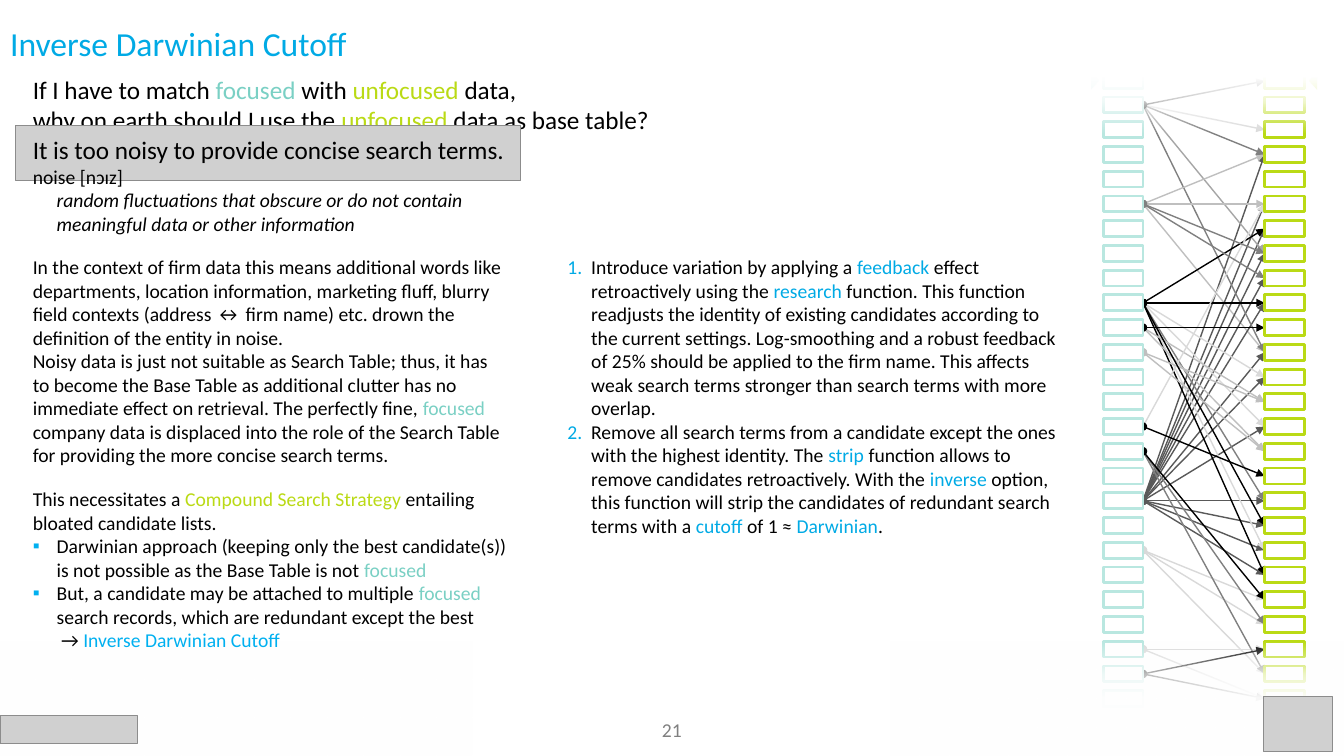
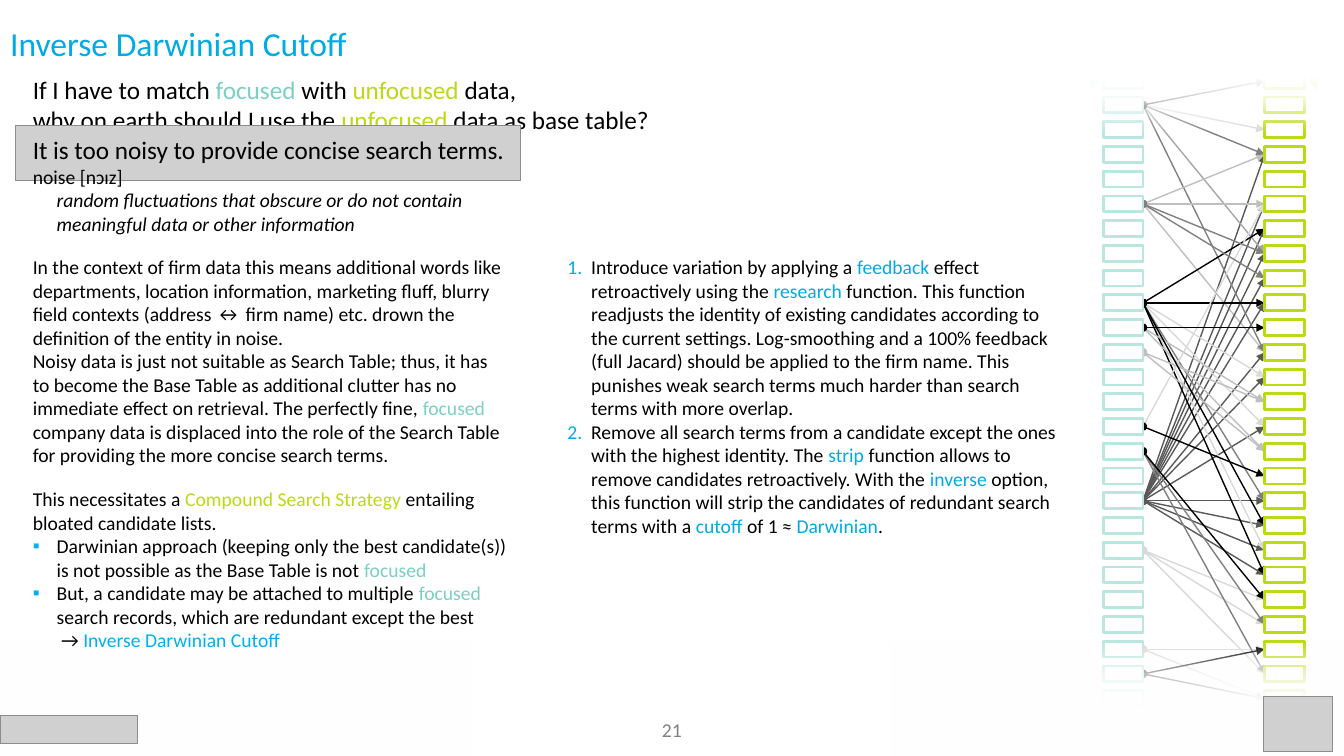
Before and after one commit to ThorstenDoherr/searchengine, a slide deck: slide 21 of doc/SearchEngine_Slides.pptx. Drawn at 1344x756 pixels with LibreOffice and Linux fonts; fonts in the diff are those of the drawing; grey boxes stand for pictures; background and template pictures are left out. Boxes give left, top, right and bottom in pixels: in the first picture for what was removed or moved away, otherwise in the second. Text is boxed around its words. In the diff, an @@ line names an element or a change of style, - is before the commit and + after.

```diff
--- a/doc/SearchEngine_Slides.pptx
+++ b/doc/SearchEngine_Slides.pptx
@@ text at bbox=[591, 260, 1048, 418]: text changed @@
-1. Introduce variation by applying a feedback effect retroactively using the research function. This function readjusts the identity of existing candidates according to the current settings. Log-smoothing and a robust feedback of 25% should be applied to the firm name. This affects weak search terms stronger than search terms with more overlap.
+1. Introduce variation by applying a feedback effect retroactively using the research function. This function readjusts the identity of existing candidates according to the current settings. Log-smoothing and a 100% feedback (full Jacard) should be applied to the firm name. This punishes weak search terms much harder than search terms with more overlap.
```
Also in this commit, not shown: 14 other slides changed, 2 slides added, 2 other files.
